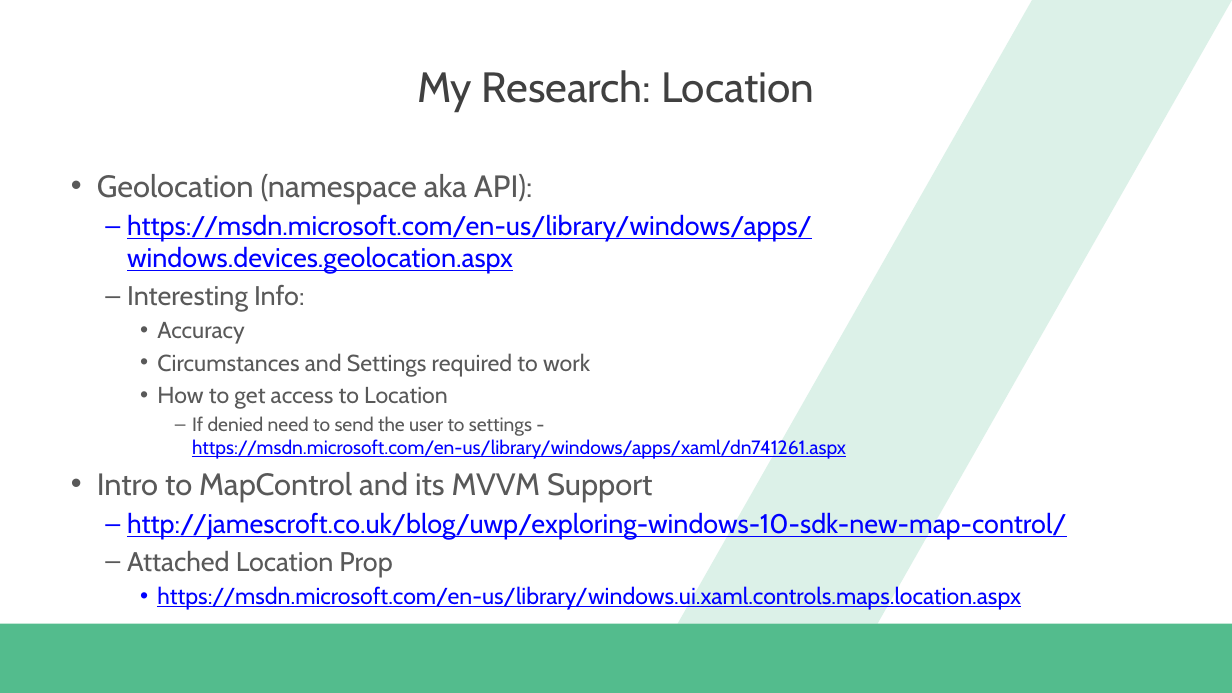
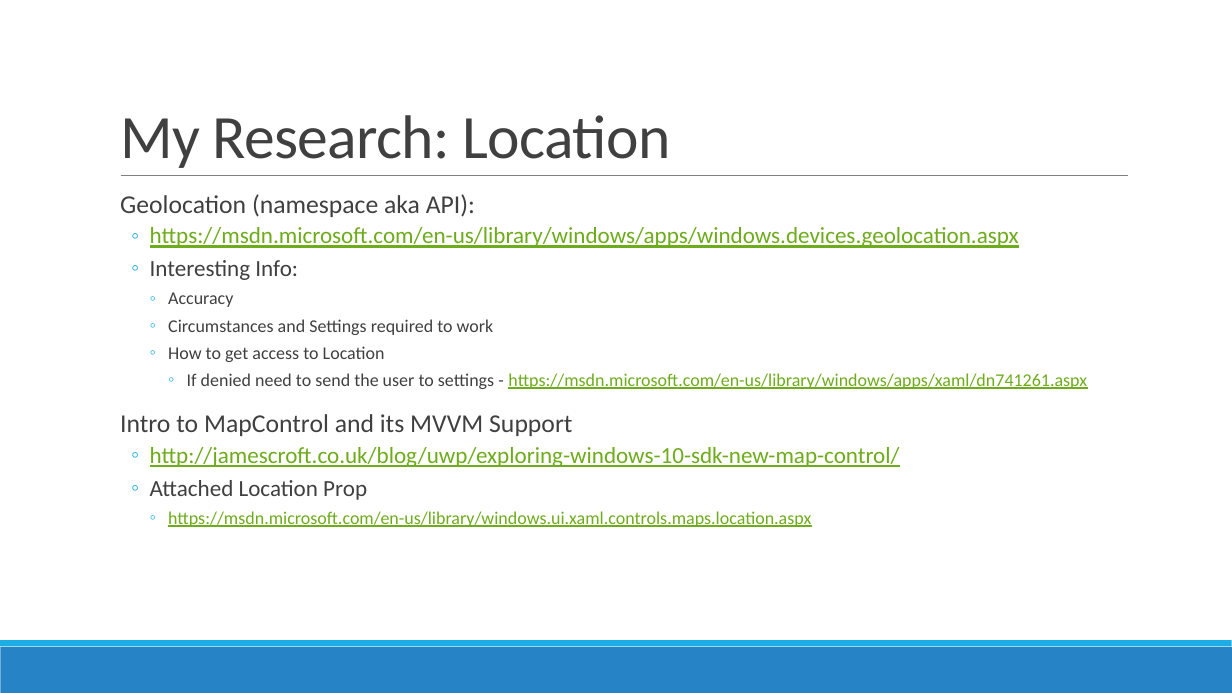
Before and after one commit to dannydwarren/Cortana-Location-UWP, a slide deck: slide 20 of Hey Cortana, Where Am I.pptx (slide 18 before the commit). Drawn at 1232x693 pixels with LibreOffice and Linux fonts; fonts in the diff are those of the drawing; background and template pictures are left out. Boxes give left, top, right and bottom in pixels: in the first picture for what was removed or moved away, otherwise in the second. Text is boxed around its words. In the diff, an @@ line names an element or a change of style, - is before the commit and + after.

```diff
--- a/Hey Cortana, Where Am I.pptx
+++ b/Hey Cortana, Where Am I.pptx
@@ title "My Research: Location": place and size @@
-title "My Research: Location" at (417,70,814,112)
+title "My Research: Location" at (120,115,671,168)
@@ title "My Research: Location" at (120,115,671,168): size 33 to 48 pt, font Cabin to Calibri, letter spacing 0 to -0.5 pt; alignment centre to left; line spacing 1 to 0.85; vertical alignment middle to bottom @@
@@ parallelogram removed at (677,0,1232,624) @@
@@ line added from (121, 176) to (1128, 176), #808080 0.5 pt @@
@@ text "Geolocation (namespace aka API):": place and size @@
-text "Geolocation (namespace aka API):" at (97,174,1067,610)
+text "Geolocation (namespace aka API):" at (120,194,1087,527)
@@ text "Geolocation (namespace aka API):" at (120,194,1087,527): size 24 to 20 pt in "Geolocation (namespace aka API):", "Intro to MapControl and its MVVM Support"; font Cabin to Calibri; text colour #595959 to #404040 in "Geolocation (namespace aka API):", "Interesting Info:", "Accuracy", "Circumstances and Settings required to work" and 4 more places; size 21 to 18 pt in "https://msdn.microsoft.com/en-us/library/windows/apps/window ...", "Interesting Info:", "http://jamescroft.co.uk/blog/uwp/exploring-windows-10-sdk-ne ...", "Attached Location Prop"; text colour #0000FF to #6EAC1C in "https://msdn.microsoft.com/en-us/library/windows/apps/window ...", "https://msdn.microsoft.com/en-us/library/windows/apps/xaml/d ...", "http://jamescroft.co.uk/blog/uwp/exploring-windows-10-sdk-ne ...", "https://msdn.microsoft.com/en-us/library/windows.ui.xaml.con ..."; size 18 to 14 pt in "Accuracy", "Circumstances and Settings required to work", "How to get access to Location", "https://msdn.microsoft.com/en-us/library/windows.ui.xaml.con ..."; size 15 to 14 pt in "If denied need to send the user ..."; bullet • to  ; line spacing 1 to 0.9; more space between paragraphs; bullet – to ◦; bullet • to ◦ @@
@@ rectangle: place and size @@
-rectangle at (0,624,1232,693)
+rectangle at (0,647,1232,693)
@@ rectangle at (0,647,1232,693): fill #53BC8D to #2683C6 @@
@@ rectangle added at (0,640,1232,647), fill #1CADE4 @@
```
Also in this commit, not shown: 16 other slides changed, 6 slides added, 3 slides removed.
